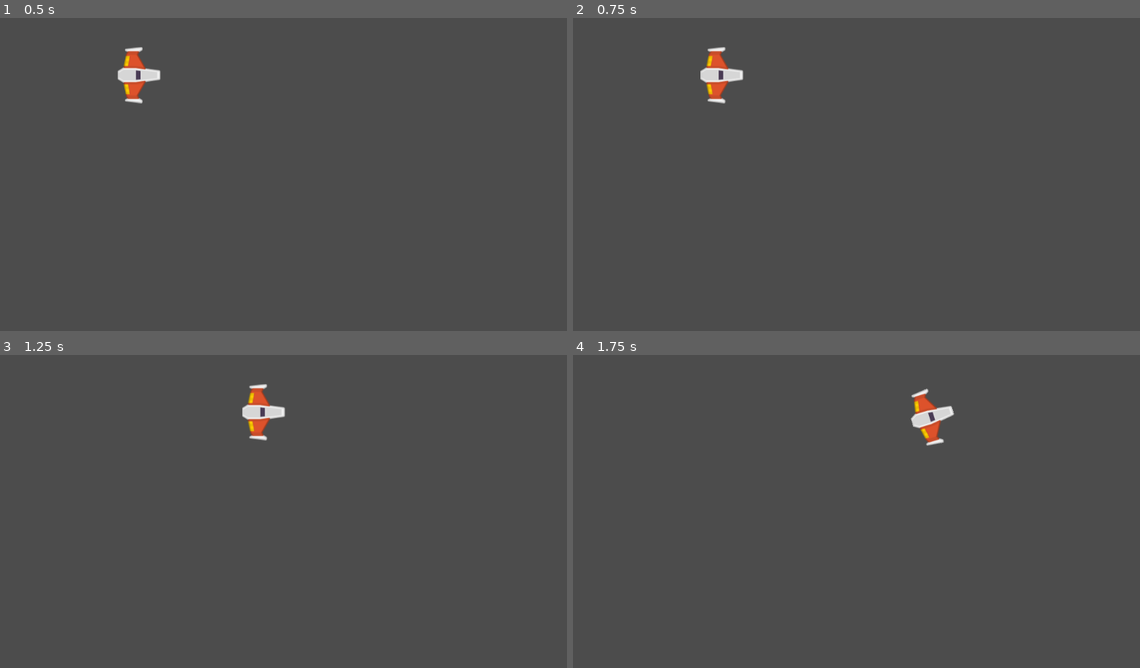
Above: before the commit, frames 1-4 (two rows, left to right).
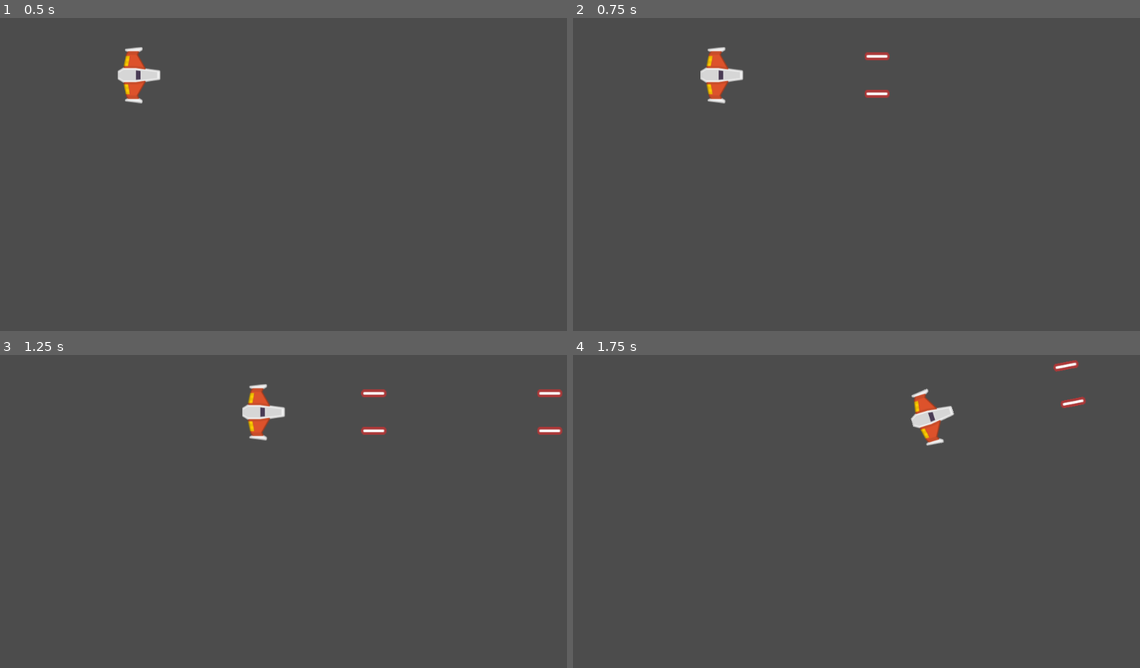
Above: after the commit, the same moments.

Repository: AgustinCampanella/PixelLab-Etapa3
Game: Godot game, scene res://Juego/Niveles/NivelTest.tscn
The game is run twice, just before and just after one commit, with the same random seed, the same clock (stepped at 60 frames per second) and the same inputs.
Inputs:
- Up to frame 1 (0.5 s): no input
- Up to frame 2 (0.75 s): tap Enter at 0.5 s; hold W (mover_adelante) from 0.53 s (still down); hold K (disparo_principal, bound only after the commit) from 0.53 s (still down)
- Up to frame 3 (1.25 s): keep holding W (mover_adelante); keep holding K (disparo_principal, bound only after the commit)
- Up to frame 4 (1.75 s): release W (mover_adelante) at 1.28 s; release K (disparo_principal, bound only after the commit) at 1.28 s; hold S (mover_atras) from 1.28 s (still down); tap A (rotar_antihorario) at 1.35 s; tap K (disparo_principal, bound only after the commit) at 1.55 s

Frame 1 is identical in both runs. In frame 2, 0.2% of the frame differs, in the area x 51-56%, y 10-26%; in frame 3, 0.4%, in the area x 63-100%, y 10-26%; in frame 4, 0.2%.

Commit message:
Se agregaron los disparos

Diff:
--- /dev/null
+++ b/Juego/Autoloads/Eventos.gd
@@ -0,0 +1,3 @@
+extends Node
+
+signal disparo(proyectil)
--- a/Juego/Naves/Player/Player.gd
+++ b/Juego/Naves/Player/Player.gd
@@ -7,6 +7,9 @@
 ## Atributos
 var empuje:Vector2 = Vector2.ZERO
 var dir_rotacion:int = 0
+
+## Atributos onready
+onready var canion:Node2D = $Canion
 
 ## Metodos
 func _integrate_forces(state: Physics2DDirectBodyState) -> void:
@@ -30,3 +33,9 @@
 		dir_rotacion -= 1
 	elif Input.is_action_pressed("rotar_horario"):
 		dir_rotacion += 1
+
+	#Disparo
+	if Input.is_action_pressed("disparo_principal"):
+		canion.set_esta_disparando(true)
+	elif Input.is_action_just_released("disparo_principal"):
+		canion.set_esta_disparando(false)
--- a/Juego/Naves/Player/Player.tscn
+++ b/Juego/Naves/Player/Player.tscn
@@ -1,8 +1,9 @@
-[gd_scene load_steps=5 format=2]
+[gd_scene load_steps=6 format=2]
 
 [ext_resource path="res://Juego/Naves/Player/player_orange.png" type="Texture" id=1]
 [ext_resource path="res://Juego/Naves/Player/Player.gd" type="Script" id=2]
 [ext_resource path="res://Juego/Naves/Player/MaterialFisico.tres" type="PhysicsMaterial" id=3]
+[ext_resource path="res://Juego/Proyectiles/Canion.tscn" type="PackedScene" id=4]
 
 [sub_resource type="CircleShape2D" id=1]
 radius = 36.0867
@@ -19,3 +20,14 @@
 
 [node name="CollisionShape2D" type="CollisionShape2D" parent="."]
 shape = SubResource( 1 )
+
+[node name="Canion" parent="." instance=ExtResource( 4 )]
+position = Vector2( -3.08676, 0 )
+
+[node name="PuntoIzquierdo" parent="Canion" index="0"]
+position = Vector2( 0, -33 )
+
+[node name="PuntoDerecho" parent="Canion" index="1"]
+position = Vector2( 0, 33 )
+
+[editable path="Canion"]
--- /dev/null
+++ b/Juego/Niveles/Nivel.gd
@@ -0,0 +1,21 @@
+extends Node2D
+
+## Atributos Onready
+onready var contenedor_proyectiles:Node
+
+## Metodos
+func _ready() -> void:
+	conectar_seniales()
+	crear_contenedores()
+
+## Metodos custom
+func conectar_seniales() -> void:
+	Eventos.connect("disparo", self, "_on_disparo")
+
+func crear_contenedores() -> void:
+	contenedor_proyectiles = Node.new()
+	contenedor_proyectiles.name = "ContenedorProyectiles"
+	add_child(contenedor_proyectiles)
+
+func _on_disparo(proyectil:Area2D) -> void:
+	add_child(proyectil)
--- a/Juego/Niveles/NivelTest.tscn
+++ b/Juego/Niveles/NivelTest.tscn
@@ -1,12 +1,12 @@
 [gd_scene load_steps=3 format=2]
 
 [ext_resource path="res://Juego/Naves/Player/Player.tscn" type="PackedScene" id=1]
-[ext_resource path="res://Juego/Naves/Player/MaterialFisico.tres" type="PhysicsMaterial" id=2]
+[ext_resource path="res://Juego/Niveles/Nivel.gd" type="Script" id=2]
 
 [node name="NivelTest" type="Node2D"]
+script = ExtResource( 2 )
 
 [node name="Player" parent="." instance=ExtResource( 1 )]
 position = Vector2( 244.516, 134.131 )
-physics_material_override = ExtResource( 2 )
 gravity_scale = 0.0
 can_sleep = false
--- /dev/null
+++ b/Juego/Proyectiles/Canion.gd
@@ -0,0 +1,52 @@
+extends Node2D
+
+## Atributos export
+export var proyectil:PackedScene = null
+export var cadencia_disparo:float = 0.8
+export var velocidad_proyectil:int = 100
+export var danio_proyectil:int = 1
+
+## Atributos onready
+onready var timer_enfriamiento:Timer = $TimerEnfriamiento
+onready var disparo_sfx:AudioStreamPlayer2D = $DisparoSFX
+onready var esta_enfriado:bool = true
+onready var esta_disparando:bool = false setget set_esta_disparando
+
+## Atributos
+var puntos_disparos:Array = []
+
+## Setters y Getters
+func set_esta_disparando(disparando:bool) -> void:
+	esta_disparando = disparando
+
+## Metodos
+func _ready() -> void:
+	almacenar_puntos_disparo()
+	timer_enfriamiento.wait_time = cadencia_disparo
+
+func _process(delta: float) -> void:
+	if esta_disparando and esta_enfriado:
+		disparar()
+
+func almacenar_puntos_disparo() -> void:
+	for nodo in get_children():
+		if nodo is Position2D:
+			puntos_disparos.append(nodo)
+
+func disparar() -> void:
+	esta_enfriado  = false
+	disparo_sfx.play()
+	timer_enfriamiento.start()
+	for punto_disparo in puntos_disparos:
+		var new_proyectil:Area2D = proyectil.instance()
+		new_proyectil.crear(
+			punto_disparo.global_position,
+			get_owner().rotation,
+			velocidad_proyectil,
+			danio_proyectil
+		)
+		Eventos.emit_signal("disparo", new_proyectil)
+
+
+func _on_TimerEnfriamiento_timeout() -> void:
+	esta_enfriado = true
--- /dev/null
+++ b/Juego/Proyectiles/Canion.tscn
@@ -0,0 +1,22 @@
+[gd_scene load_steps=4 format=2]
+
+[ext_resource path="res://Juego/Proyectiles/Canion.gd" type="Script" id=1]
+[ext_resource path="res://Juego/Proyectiles/Proyectil.tscn" type="PackedScene" id=2]
+[ext_resource path="res://Juego/Naves/Player/Disparo_player.ogg" type="AudioStream" id=3]
+
+[node name="Canion" type="Node2D"]
+script = ExtResource( 1 )
+proyectil = ExtResource( 2 )
+cadencia_disparo = 0.25
+velocidad_proyectil = 1600
+
+[node name="PuntoIzquierdo" type="Position2D" parent="."]
+
+[node name="PuntoDerecho" type="Position2D" parent="."]
+
+[node name="DisparoSFX" type="AudioStreamPlayer2D" parent="."]
+stream = ExtResource( 3 )
+bus = "SFX"
+
+[node name="TimerEnfriamiento" type="Timer" parent="."]
+[connection signal="timeout" from="TimerEnfriamiento" to="." method="_on_TimerEnfriamiento_timeout"]
--- /dev/null
+++ b/Juego/Proyectiles/Proyectil.gd
@@ -0,0 +1,18 @@
+extends Area2D
+
+## Atributos
+var velocidad:Vector2 = Vector2.ZERO
+var danio:float
+
+## Metodos
+func _physics_process(delta: float) -> void:
+	position += velocidad * delta
+
+func crear(pos: Vector2, dir: float, vel: float, danio_p: int) -> void:
+	position = pos
+	rotation = dir
+	velocidad = Vector2(vel, 0).rotated(dir)
+
+
+func _on_VisibilityNotifier2D_screen_exited() -> void:
+	queue_free()
--- /dev/null
+++ b/Juego/Proyectiles/Proyectil.tscn
@@ -0,0 +1,25 @@
+[gd_scene load_steps=4 format=2]
+
+[ext_resource path="res://Juego/Proyectiles/proyectil_player.png" type="Texture" id=1]
+[ext_resource path="res://Juego/Proyectiles/Proyectil.gd" type="Script" id=2]
+
+[sub_resource type="CapsuleShape2D" id=1]
+radius = 6.79643
+height = 31.4374
+
+[node name="Proyectil" type="Area2D"]
+script = ExtResource( 2 )
+
+[node name="Sprite" type="Sprite" parent="."]
+rotation = 1.5708
+scale = Vector2( 1.5, 1.2 )
+texture = ExtResource( 1 )
+
+[node name="CollisionShape2D" type="CollisionShape2D" parent="."]
+rotation = 1.5708
+shape = SubResource( 1 )
+
+[node name="VisibilityNotifier2D" type="VisibilityNotifier2D" parent="."]
+position = Vector2( -0.176776, 0.127734 )
+scale = Vector2( 1.97227, 0.395025 )
+[connection signal="screen_exited" from="VisibilityNotifier2D" to="." method="_on_VisibilityNotifier2D_screen_exited"]
--- /dev/null
+++ b/default_bus_layout.tres
@@ -0,0 +1,9 @@
+[gd_resource type="AudioBusLayout" format=2]
+
+[resource]
+bus/1/name = "SFX"
+bus/1/solo = false
+bus/1/mute = false
+bus/1/bypass_fx = false
+bus/1/volume_db = 0.0
+bus/1/send = "Master"
--- a/project.godot
+++ b/project.godot
@@ -18,6 +18,14 @@
 config/name="Meteoritos_Juego"
 run/main_scene="res://Juego/Niveles/NivelTest.tscn"
 config/icon="res://icon.png"
+
+[autoload]
+
+Eventos="*res://Juego/Autoloads/Eventos.gd"
+
+[display]
+
+window/size/always_on_top=true
 
 [input]
 
@@ -45,6 +53,11 @@
 , Object(InputEventKey,"resource_local_to_scene":false,"resource_name":"","device":0,"alt":false,"shift":false,"control":false,"meta":false,"command":false,"pressed":false,"scancode":16777231,"unicode":0,"echo":false,"script":null)
  ]
 }
+disparo_principal={
+"deadzone": 0.5,
+"events": [ Object(InputEventKey,"resource_local_to_scene":false,"resource_name":"","device":0,"alt":false,"shift":false,"control":false,"meta":false,"command":false,"pressed":false,"scancode":75,"unicode":0,"echo":false,"script":null)
+ ]
+}
 
 [rendering]
 
Not shown, added: Juego/Naves/Player/Disparo_player.ogg.import
Binary file added: Juego/Proyectiles/proyectil_player.png
Not shown, added: Juego/Naves/Player/Disparo_player.ogg
